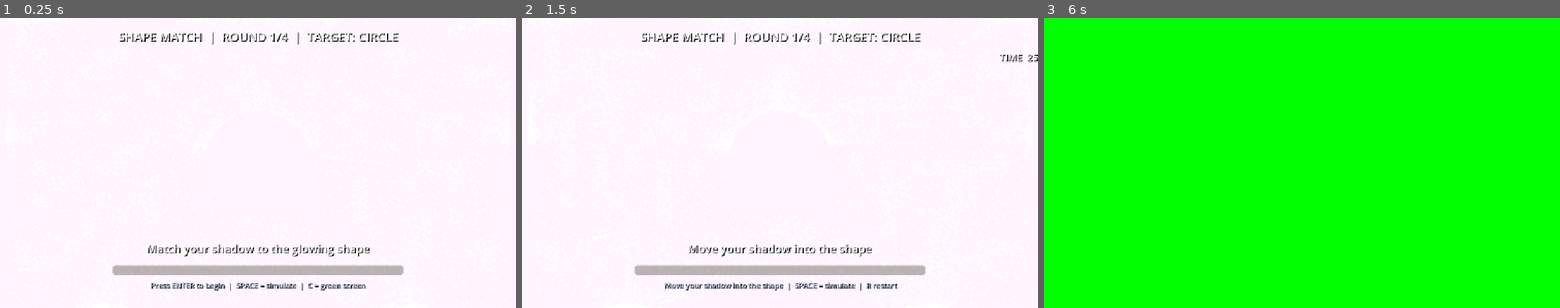
Above: before the commit, frames 1-3 (left to right).
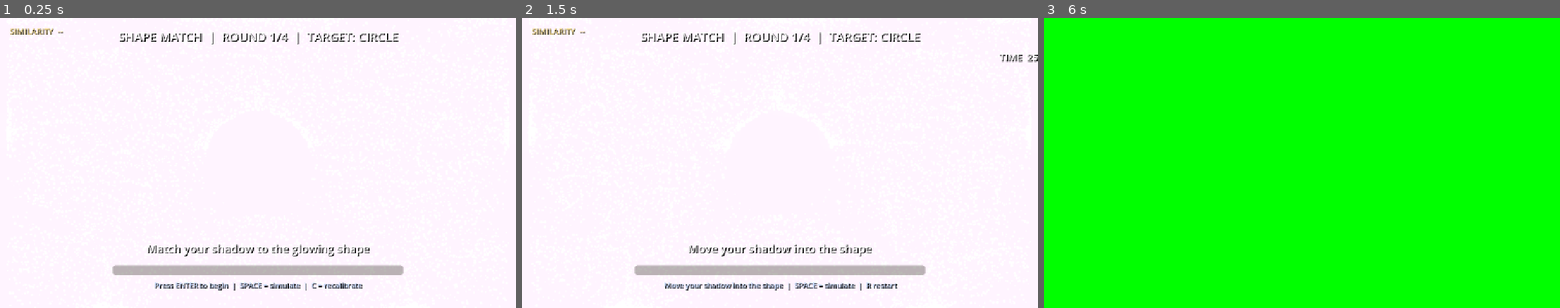
Above: after the commit, the same moments.

Repository: galheumyu/TheShadow
Game: Godot game, scene res://main.tscn
Two runs of this game, one before a commit and one after it. Both use one fixed random seed, a clock stepped at 60 frames per second and the inputs below.
Inputs:
- Up to frame 1 (0.25 s): no input
- Up to frame 2 (1.5 s): tap Enter at 0.5, 0.6 s; tap Space at 0.77, 1.25 s; tap Keypad Enter at 1.35 s
- Up to frame 3 (6 s): tap Space at 1.52, 2.75, 3.02, 3.77, 4.25, 4.52 s; tap Enter at 2, 3.5, 3.6 s; tap R at 2.1, 5.1 s; tap C at 2.85, 5.85 s; tap Keypad Enter at 4.35 s

The runs differ from the first frame. In frame 1, 0.7% of the frame differs, in the area x 2-71%, y 3-94%; in frame 2, 0.1%; in frame 3, nothing differs.

Commit message:
update

Diff:
--- a/ParticleField/particle_motion.gdshader
+++ b/ParticleField/particle_motion.gdshader
@@ -7,7 +7,10 @@
 uniform sampler2D hole_mask : filter_linear, repeat_disable;
 // Shadow from the vision process (alpha = shadow). Empty until the first frame arrives.
 uniform sampler2D shadow_mask : filter_linear, repeat_disable, hint_default_transparent;
-uniform float shadow_pull_strength : hint_range(0.0, 40.0) = 14.0;
+uniform float shadow_pull_strength : hint_range(0.0, 80.0) = 35.0;
+// How far (in uv) the shader looks around a particle to find the shadow edge. The shadow
+// mask is binary, so this finite difference is what decides how wide the catching band is.
+uniform float shadow_band : hint_range(0.005, 0.1) = 0.03;
 uniform vec2 wall_half_extents = vec2(6.0, 3.5);
 uniform vec3 particle_tint = vec3(0.35, 0.65, 1.0);
 
@@ -52,15 +55,9 @@
 	if (uv.x < 0.0 || uv.x > 1.0 || uv.y < 0.0 || uv.y > 1.0) {
 		return 0.0;
 	}
-	return texture(shadow_mask, uv).a;
-}
-
-vec2 shadow_gradient(vec2 uv) {
-	ivec2 sz = textureSize(shadow_mask, 0);
-	vec2 texel = 1.0 / max(vec2(sz), vec2(1.0));
-	float dx = shadow_at(uv + vec2(texel.x, 0.0)) - shadow_at(uv - vec2(texel.x, 0.0));
-	float dy = shadow_at(uv + vec2(0.0, texel.y)) - shadow_at(uv - vec2(0.0, texel.y));
-	return vec2(dx, dy) / (2.0 * texel);
+	// The mask is in screen coordinates (row 0 = top), while wall uv has v = 0 at the
+	// bottom. The hole mask does not need this: it was built with the same convention.
+	return texture(shadow_mask, vec2(uv.x, 1.0 - uv.y)).a;
 }
 
 vec2 mask_gradient(vec2 uv) {
@@ -199,17 +196,19 @@
 		float into_hole = min(dot(vel, n), 0.0);
 		vel -= into_hole * n * max(near_hole, W);
 
-		// --- Shadow contour: pull particles onto the 0.5 level set of the shadow ---
+		// --- Shadow contour: pull particles onto the edge of the shadow ---
 		// Inside the shadow the pull points out, outside it points in, so particles
-		// gather on the outline instead of filling or avoiding it. The gradient weight
-		// keeps the force local: particles far from the shadow are left alone.
-		vec2 s_grad = shadow_gradient(uv);
-		float s_mag = length(s_grad);
-		if (s_mag > 1e-3) {
-			vec2 s_n = s_grad / s_mag;
-			float s_val = shadow_at(uv);
-			float edge = smoothstep(1.0, 4.0, s_mag);
-			vel += s_n * (0.5 - s_val) * shadow_pull_strength * edge * DELTA;
+		// gather on the outline instead of filling or avoiding it. The difference is
+		// sampled shadow_band apart rather than one texel apart: with a binary mask that
+		// widens the band where a particle can feel the shadow at all.
+		float s_here = shadow_at(uv);
+		vec2 s_diff = vec2(
+			shadow_at(uv + vec2(shadow_band, 0.0)) - shadow_at(uv - vec2(shadow_band, 0.0)),
+			shadow_at(uv + vec2(0.0, shadow_band)) - shadow_at(uv - vec2(0.0, shadow_band))
+		);
+		float s_mag = length(s_diff);
+		if (s_mag > 1e-4) {
+			vel += (s_diff / s_mag) * (0.5 - s_here) * shadow_pull_strength * DELTA;
 		}
 
 		vel *= exp(-damping * DELTA);
--- a/ParticleWall.gd
+++ b/ParticleWall.gd
@@ -24,6 +24,8 @@
 var _match_held := false
 var _space_held := false
 var _last_shadow: Texture2D
+var _status_text := ""
+var _status_until := 0
 var _valid_image_masks: Array[Texture2D] = []
 
 var _header_label: Label
@@ -31,10 +33,12 @@
 var _message_label: Label
 var _progress_bar: ProgressBar
 var _prompt_label: Label
+var _score_label: Label
 var _calib_rect: ColorRect
 
 
 func _ready() -> void:
+	_link.calibration_finished.connect(_on_calibration_finished)
 	_collect_image_masks()
 	_build_hud()
 	_apply_target_shape()
@@ -118,6 +122,24 @@
 		_calib_rect.mouse_filter = Control.MOUSE_FILTER_IGNORE
 		layer.add_child(_calib_rect)
 	_calib_rect.visible = not _calib_rect.visible
+	if _calib_rect.visible:
+		_link.request_calibration()
+
+
+func _on_calibration_finished(ok: bool, error: String) -> void:
+	# The green screen always goes away, so pressing C again is always a fresh attempt.
+	if _calib_rect != null:
+		_calib_rect.visible = false
+	if ok:
+		_set_status("Calibrated")
+	else:
+		_set_status("Calibration failed: %s" % error)
+		push_warning("vision: calibration failed (%s)" % error)
+
+
+func _set_status(text: String) -> void:
+	_status_text = text
+	_status_until = Time.get_ticks_msec() + 3000
 
 
 func _start_game() -> void:
@@ -245,6 +267,13 @@
 	_progress_bar.show_percentage = false
 	_progress_bar.modulate = Color(1.0, 0.82, 0.35, 1.0)
 	root.add_child(_progress_bar)
+
+	_score_label = Label.new()
+	_score_label.position = Vector2(24, 18)
+	_score_label.add_theme_font_size_override("font_size", 20)
+	_score_label.add_theme_color_override("font_color", Color(1.0, 0.9, 0.6))
+	_score_label.add_theme_color_override("font_shadow_color", Color(0.0, 0.0, 0.0, 0.9))
+	root.add_child(_score_label)
 
 	_prompt_label = _make_label(root, Control.PRESET_BOTTOM_WIDE, -70.0, -20.0, 18)
 	_prompt_label.horizontal_alignment = HORIZONTAL_ALIGNMENT_CENTER
@@ -272,12 +301,13 @@
 		_round_name(_shape_index),
 	]
 	_timer_label.text = "TIME  %02d" % ceili(_time_remaining)
+	_score_label.text = ("SIMILARITY  %.2f" % _link.iou) if _link.valid else "SIMILARITY  --"
 	_progress_bar.value = minf(_match_elapsed, MATCH_HOLD_DURATION)
 
 	match _state:
 		GameState.INTRO:
 			_message_label.text = "Match your shadow to the glowing shape"
-			_prompt_label.text = "Press ENTER to begin  |  SPACE = simulate  |  C = green screen"
+			_prompt_label.text = "Press ENTER to begin  |  SPACE = simulate  |  C = recalibrate"
 			_timer_label.text = ""
 		GameState.PLAYING:
 			_message_label.text = "Hold your shadow in the shape" if _match_held else "Move your shadow into the shape"
@@ -294,3 +324,6 @@
 			_message_label.text = "All shapes matched!"
 			_prompt_label.text = "Press ENTER to play again"
 			_timer_label.text = ""
+
+	if Time.get_ticks_msec() < _status_until:
+		_prompt_label.text = _status_text
--- a/VisionLink.gd
+++ b/VisionLink.gd
@@ -15,8 +15,15 @@
 ## Draw the detected shadow over the screen (debug). The particle wall already
 ## shows the shadow outline, so this is off by default.
 @export var show_overlay := false
+## Start the vision process with the game and stop it on exit.
+@export var autostart := true
+@export var vision_source := "webcam:0"
+@export var vision_size := "1280x720"
+## Show vision's own debug window (calibrated image, shadow, threshold slider).
+@export var show_debug_window := true
 
 signal score_received(iou: float, matched: bool)
+signal calibration_finished(ok: bool, error: String)
 
 var iou := 0.0
 var matched := false
@@ -30,6 +37,7 @@
 var _resend_in := 0.0
 var _overlay: TextureRect
 var _label: Label
+var _vision_pid := -1
 
 
 func _ready() -> void:
@@ -38,6 +46,37 @@
 		push_error("VisionLink: cannot listen on port %d" % listen_port)
 	if show_overlay:
 		_build_overlay()
+	if autostart:
+		_start_vision()
+
+
+func _exit_tree() -> void:
+	if _vision_pid > 0:
+		OS.kill(_vision_pid)
+
+
+func _start_vision() -> void:
+	# Runs the repo's .venv interpreter from the project folder; the process log ends up
+	# in user://vision.log.
+	var dir := ProjectSettings.globalize_path("res://")
+	var python := dir.path_join(".venv/bin/python")
+	if not FileAccess.file_exists(python):
+		push_warning("VisionLink: no python at %s; start vision by hand" % python)
+		return
+	var args := "-m vision.main run --source %s --size %s" % [vision_source, vision_size]
+	if show_debug_window:
+		args += " --show"
+	var cmd := 'cd "%s" && exec "%s" %s >> "%s" 2>&1' % [
+		dir, python, args, ProjectSettings.globalize_path("user://vision.log")]
+	_vision_pid = OS.create_process("/bin/sh", ["-c", cmd])
+	if _vision_pid <= 0:
+		push_warning("VisionLink: could not start the vision process")
+
+
+## Ask vision to recalibrate; it answers with calibration_finished.
+func request_calibration() -> void:
+	_socket.set_dest_address(vision_host, vision_port)
+	_socket.put_packet(JSON.stringify({"type": "calibrate"}).to_utf8_buffer())
 
 
 func _process(delta: float) -> void:
@@ -76,6 +115,8 @@
 		if msg.get("type") == "target_ack":
 			if int(msg.get("target_id", -1)) == _target_id:
 				_acked = true
+		elif msg.get("type") == "calibrate_ack":
+			calibration_finished.emit(bool(msg.get("ok", false)), str(msg.get("error", "")))
 		elif msg.get("type") == "match":
 			_apply_match(msg)
 
